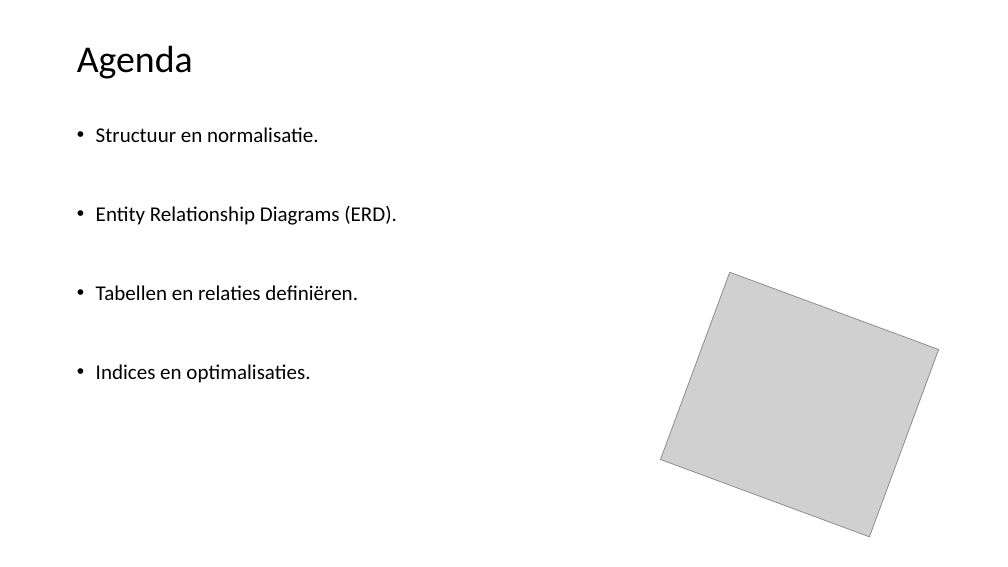
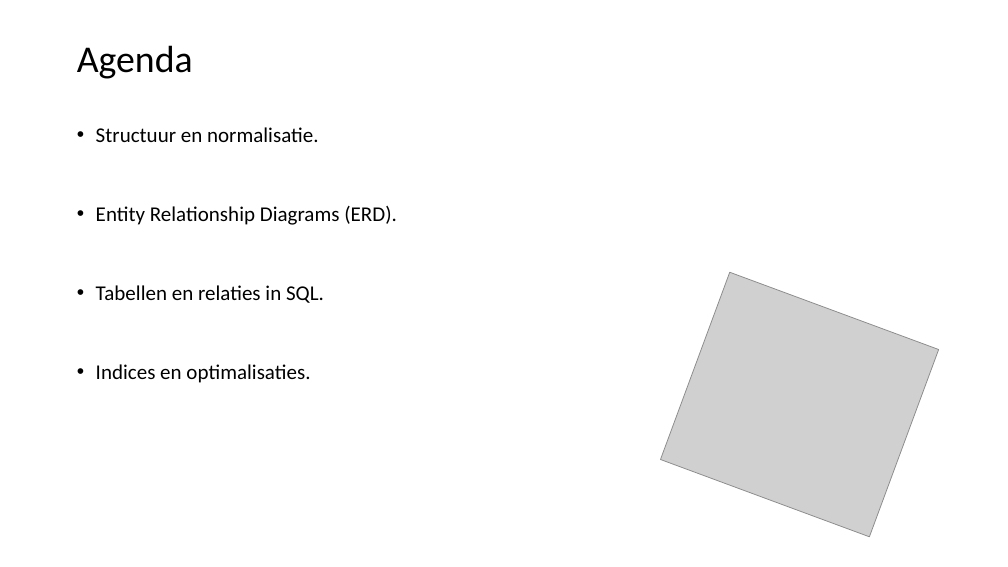
Before and after one commit to LFKoning/knowledge-sharing, a slide deck: slide 2 of sql_course_2p/2_database_design/2_database_design.pptx. Drawn at 1008x567 pixels with LibreOffice and Linux fonts; fonts in the diff are those of the drawing; grey boxes stand for pictures. Boxes give left, top, right and bottom in pixels: in the first picture for what was removed or moved away, otherwise in the second. Text is boxed around its words. In the diff, an @@ line names an element or a change of style, - is before the commit and + after.

```diff
--- a/sql_course_2p/2_database_design/2_database_design.pptx
+++ b/sql_course_2p/2_database_design/2_database_design.pptx
@@ text at (96,285,324,303): text changed @@
-• Tabellen en relaties definiëren.
+• Tabellen en relaties in SQL.
```
Also in this commit, not shown: 17 other slides changed, 5 other files.
